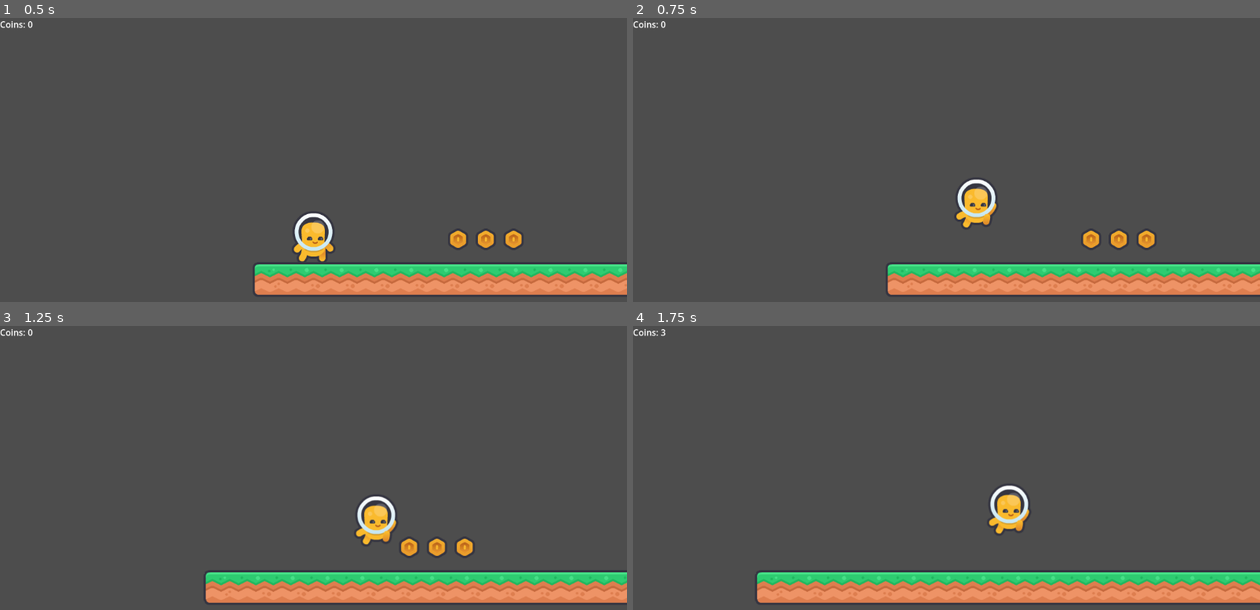
Above: before the commit, frames 1-4 (two rows, left to right).
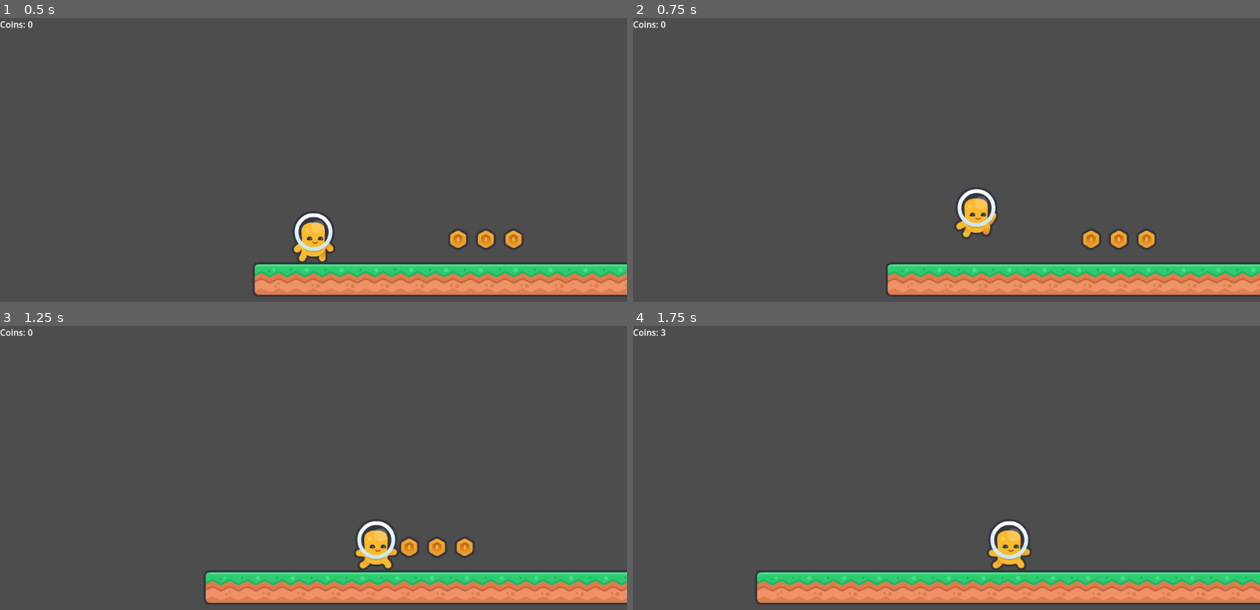
Above: after the commit, the same moments.

Repository: Crestor123/platformer-demo
Game: Godot game, scene res://scenes/game.tscn
Two runs of this game, one before a commit and one after it. Both use one fixed random seed, a clock stepped at 60 frames per second and the inputs below.
Inputs:
- Up to frame 1 (0.5 s): no input
- Up to frame 2 (0.75 s): hold D (move_right) from 0.53 s (still down); hold W (jump) from 0.53 s (still down)
- Up to frame 3 (1.25 s): keep holding D (move_right); keep holding W (jump)
- Up to frame 4 (1.75 s): keep holding D (move_right); release W (jump) at 1.28 s; tap W (jump) at 1.35, 1.52 s

Frame 1 is identical in both runs. In frame 2, 0.8% of the frame differs, in the area x 51-58%, y 56-78%; in frame 3, 1.2%; in frame 4, 1.4%, in the area x 56-64%, y 56-86%.

Commit message:
These changes add degrees of jumping and temporary hover at the apex of the jump height.

Diff:
--- a/objects/player/jump.gd
+++ b/objects/player/jump.gd
@@ -12,6 +12,15 @@
 	if player.is_on_floor():
 		change_state.emit("walk")
 
+	# Conditionally add degree of gravity.
+	if Input.is_action_pressed("jump") and abs(player.velocity.y) < 9.5:
+		player.velocity.y += player.get_gravity().y * 0.05 * _delta
+	else:
+		player.velocity.y += player.get_gravity().y * _delta
+
+	if Input.is_action_just_released("jump"):
+		player.velocity.y = 0
+
 func enter():
 	player.Anim.play("jump")
 
